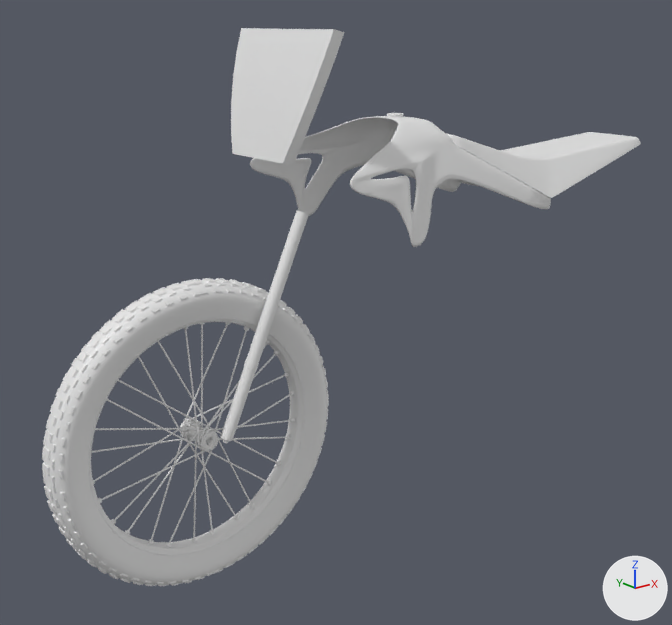
Before and after pictures for a commit that changed the Blender file Blender/Main.blend.
Camera for both pictures: a 50 mm lens placed at (-6.48, -6.41, 2.23), pointed at (-1.18, 0.22, -0.43). Every picture has the same lights, and +X, +Y and +Z are marked at lower right.

The older version as bpy lines, for what is in view:
```python
me_circle_003 = bpy.data.meshes.new('Circle.003')
me_circle_003.from_pydata(...)  # 687 vertices, 640 faces; spans x 0.0..1.35, y -0.158..0.0, z 0.0..1.352
me_circle_003.polygons.foreach_set('use_smooth', [True] * 640)
me_cube_002 = bpy.data.meshes.new('Cube.002')
me_cube_002.from_pydata(...)  # 141 vertices, 122 faces; spans x -1.11..1.54, y -0.81..0.0, z -0.75..0.26
me_cube_002.polygons.foreach_set('use_smooth', [True] * 122)
me_cylinder = bpy.data.meshes.new('Cylinder')
me_cylinder.from_pydata(...)  # 705 vertices, 672 faces; spans x -0.06..0.06, y -0.06..0.06, z -0.03..2.0
me_cylinder.polygons.foreach_set('use_smooth', [True] * 672)
ob_front_piston = bpy.data.objects.new('front piston', me_cylinder)
ob_front_piston.location = (-2.73, -0.24, -1.12)
ob_front_piston.rotation_euler = (0.0, 0.424, 0.0)  # degrees (0, 24, 0)
ob_tank = bpy.data.objects.new('tank', me_cube_002)
ob_tank.location = (-0.67, 0.0, 1.14)
_m = ob_tank.modifiers.new('Hops_Mirror', 'MIRROR')
_m.use_axis = (False, True, False)
_m.use_bisect_axis = (False, True, False)
_m.use_bisect_flip_axis = (False, True, False)
_m.use_clip = True
_m = ob_tank.modifiers.new('Subdivision', 'SUBSURF')
_m.levels = 3
_m.render_levels = 3
_m = ob_tank.modifiers.new('Solidify', 'SOLIDIFY')
_m.thickness = 0.011
_m.use_even_offset = True
_m.use_quality_normals = True
ob_tire = bpy.data.objects.new('tire', me_circle_003)
ob_tire.location = (-2.85, 0.0, -1.13)
_m = ob_tire.modifiers.new('Hops_Mirror', 'MIRROR')
_m.use_axis = (True, True, True)
_m.use_bisect_axis = (True, True, True)
_m.use_bisect_flip_axis = (False, True, False)
_m.use_clip = True
# also in view: 'seat' at (1.21, 0.0, 0.9); 'wheel rim' at (-2.85, 0.0, -1.13); 'Cube' at (-1.99, 0.0, 1.65); 'spokes.001' at (-2.88, 0.08, -1.16); 'spokes' at (-2.83, -0.08, -1.1)
```
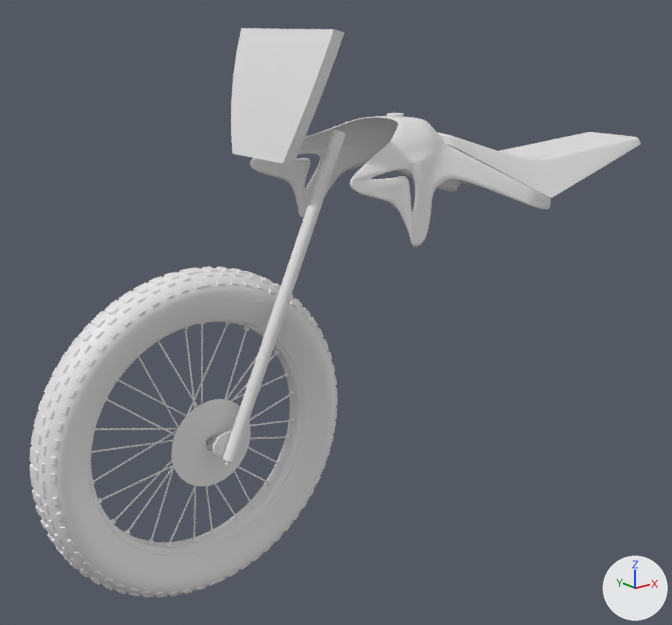
Edits to the scene script, one JSON object a line:
```json
{"block": "me_cylinder", "where": "me_cylinder.from_pydata(...)  # 705 vertices, 672 faces; spans x -0.06..0.06, y -0.06..0.06, z -0.03..2.0"}
{"block": "me_cylinder", "where": "# used by ob_front_piston; location = (-2.73, -0.24, -1.12); rotation_euler = (0.0, 0.424, 0.0), in degrees (0, 24, 0)"}
{"block": "me_cylinder", "change": "me_cylinder part 1: all 32 vertices in x -0.05..0.05, y -0.05..0.05, z 2.0 are moved by (0.0, 0.0, 0.86)"}
{"block": "me_circle_003", "where": "# used by ob_tire; location = (-2.85, 0.0, -1.13)"}
{"op": "remove", "block": "me_circle_003", "code": "me_circle_003.from_pydata(...)  # 687 vertices, 640 faces; spans x 0.0..1.35, y -0.158..0.0, z 0.0..1.352"}
{"op": "add", "block": "me_circle_003", "code": "me_circle_003.from_pydata(...)  # 687 vertices, 640 faces; spans x 0.0..1.446, y -0.201..0.0, z 0.0..1.448"}
{"block": "me_circle_003", "change": "me_circle_003 part 2: 621 of 687 vertices moved; they spanned x 0.0..1.35, y -0.158..0.0, z 0.0..1.352 and now span x 0.0..1.446, y -0.201..0.0, z 0.0..1.448; mean shift (0.046, -0.026, 0.046); largest move (0.451, -0.035, 1.274) -> (0.483, -0.043, 1.365)"}
{"op": "add", "block": "me_circle_002_1", "code": ["me_circle_002_1 = bpy.data.meshes.new('Circle.002')", "me_circle_002_1.from_pydata(...)  # 52 vertices, 36 faces; spans x 0.0..0.383, y 0.0..0.383, z 0.0"]}
{"op": "add", "block": "me_cylinder_002", "code": ["me_cylinder_002 = bpy.data.meshes.new('Cylinder.002')", "me_cylinder_002.from_pydata(...)  # 24 vertices, 16 faces; spans x -0.147..0.02, y 0.053..0.078, z 0.013..0.247", "me_cylinder_002.polygons.foreach_set('use_smooth', [True] * 16)"]}
{"op": "set", "path": "ob_front_piston.location", "old": "(-2.73, -0.24, -1.12)", "new": "(-2.79, -0.36, -1.25)"}
{"op": "add", "block": "ob_circle", "code": ["ob_circle = bpy.data.objects.new('Circle', me_circle_002_1)", "ob_circle.location = (-2.85, -0.22, -1.13)", "ob_circle.rotation_euler = (1.571, 0.0, 0.0)  # degrees (90, 0, 0)", "_m = ob_circle.modifiers.new('Hops_Mirror', 'MIRROR')", "_m.use_axis = (True, True, False)", "_m.use_bisect_axis = (True, True, False)", "_m.use_clip = True"]}
{"op": "add", "block": "ob_front_piston_001", "code": ["ob_front_piston_001 = bpy.data.objects.new('front piston.001', me_cylinder_002)", "ob_front_piston_001.location = (-2.79, -0.36, -1.25)", "ob_front_piston_001.rotation_euler = (0.0, 0.424, 0.0)  # degrees (0, 24, 0)"]}
```

Where the change shows, as pixel boxes [x1, y1, x2, y2] in the pictures (672 x 625 px; the box of a moved part takes in the faces that stretch with it):
```json
{"object": "tire", "change": "reshaped", "before": [42, 278, 329, 586], "after": [30, 266, 337, 597], "on screen": "7% wider, 7% taller"}
{"object": "front piston", "change": "reshaped, moved", "before": [220, 210, 309, 443], "after": [223, 130, 346, 465], "on screen": "38% wider, 44% taller"}
{"object": "Circle", "change": "added", "after": [172, 399, 251, 486]}
{"object": "front piston.001", "change": "added", "after": [212, 431, 232, 455]}
{"part": 1, "of": "me_cylinder", "change": "moved or reshaped", "before": [247, 210, 309, 363], "after": [249, 130, 346, 384]}
```
